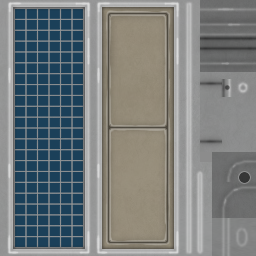
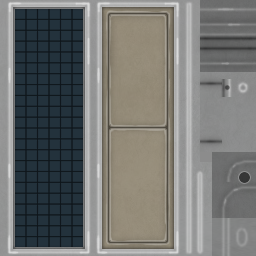
Comparing the layer stacks of the two 256 x 256 images. Changes:
painted on "Cells" over [15, 9, 83, 247]
added layer "Layer 1" in group "Solar" over [15, 9, 83, 247]
